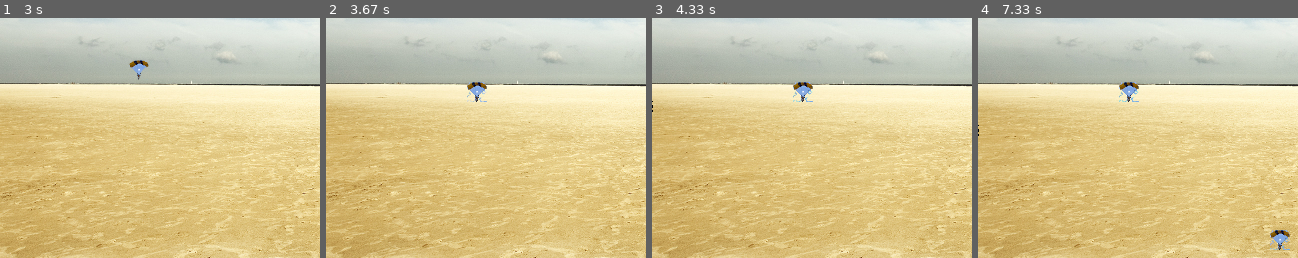
Above: before the commit, frames 1-4 (left to right).
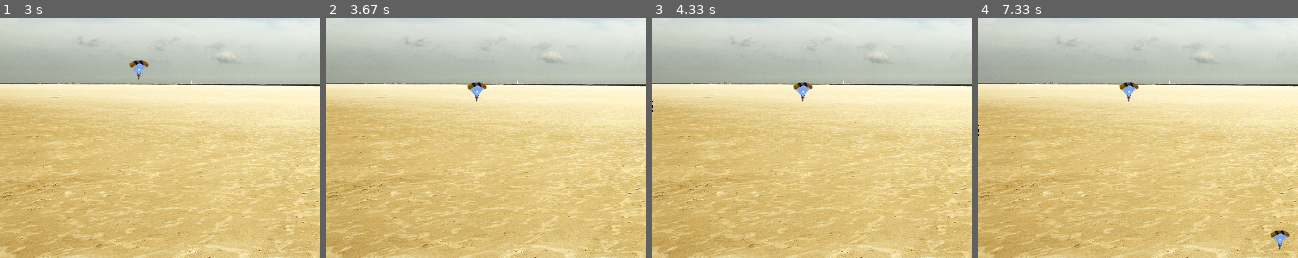
Above: after the commit, the same moments.

Repository: rodrigodub/Output
Game: pygame game, started from ProgramacaoDeJogos/Input04PJ04_c.py
Same seed, same stepped clock (60 frames per second), same inputs: the game is played once before the commit and once after it.
Inputs:
- Up to frame 1 (3 s): tap Space at 0.33, 2.97 s; hold Right 0.67-1.13 s; hold Up 1.17-1.47 s; hold Right 1.5-1.97 s; hold Left 2-2.53 s; hold Down 2.57-2.87 s; hold Left from 2.9 s (still down)
- Up to frame 2 (3.67 s): tap Space at 3.27, 3.4 s; release Left at 3.3 s; hold Up from 3.33 s (still down)
- Up to frame 3 (4.33 s): release Up at 3.7 s; hold Right from 3.73 s (still down); tap Space at 3.8, 4.1 s
- Up to frame 4 (7.33 s): release Right at 4.37 s; hold Down 4.4-4.77 s; tap Space at 4.47, 4.87, 5.17, 5.37, 5.67, 5.87, 6.2, 6.5, 6.7, 7, 7.27 s; hold Left 4.8-5.27 s; hold Right 5.3-5.77 s; hold Up 5.8-6.1 s; hold Right 6.13-6.6 s; hold Left 6.63-7.17 s; hold Down from 7.2 s (still down)
The pictures show only the part of the screen within x 30-80%, y 36-86%; the shares and areas given below are measured in that part.

Frame 1 is identical in both runs. In frame 2, less than 0.1% of the frame differs, in the area x 44-51%, y 26-35%; in frame 3, 0.1%; in frame 4, 0.3%, in the area x 44-98%, y 26-97%.

Commit message:
PJ4: now scoring is REALLY working
# v2.088
# 20171231

Diff:
--- a/ProgramacaoDeJogos/Input04PJ04_c.py
+++ b/ProgramacaoDeJogos/Input04PJ04_c.py
@@ -6,7 +6,7 @@
 # Usage:
 # > python3 Input04PJ04_c.py
 #
-# v2.087
+# v2.088
 # 20171231
 #################################################
 __author__ = 'Rodrigo Nobrega'
@@ -115,7 +115,7 @@
             self.pos = self.image.get_rect().move(self.trajectory[self.proximity])
             self.proximity += 1
         # move to final destination
-        else:
+        elif self.state != 2:
             self.state = 1
             self.pos = self.image.get_rect().move(self.final[0], self.final[1])
 
@@ -141,7 +141,7 @@
 
     def release(self):
         # release a new paratrooper if platoon is empty or if last paratrooper has landed
-        if len(self.platoon) == 0 or (len(self.platoon) < 10 and self.platoon[-1].state == 1):
+        if len(self.platoon) == 0 or (len(self.platoon) < 10 and self.platoon[-1].state > 0):
             self.platoon.append(Paratrooper())
 
     def rescue(self, tnk):
@@ -172,19 +172,20 @@
         # release a paratrooper
         prt.release()
         # blit the background to erase the last paratrooper position
-        scr.area.blit(scr.image, prt.platoon[-1].pos, prt.platoon[-1].pos)
+        #scr.area.blit(scr.image, prt.platoon[-1].pos, prt.platoon[-1].pos)
+        [scr.area.blit(scr.image, i.pos, i.pos) for i in prt.platoon]
         # blit the background to erase the last tank position
         scr.area.blit(scr.image, tnk.pos, tnk.pos)
         # move tank
         tnk.move()
         # move paratrooper
         prt.platoon[-1].move()
+        # rescue and calculate score
+        sco += prt.rescue(tnk)
         # blit paratroopers in new position
         [scr.area.blit(i.image, i.pos) for i in prt.platoon if i.state < 2]
         # blit tank in new position
         scr.area.blit(tnk.image, tnk.pos)
-        # rescue and calculate score
-        sco += prt.rescue(tnk)
         # write text
         scr.area.blit(scr.image, (120, 5, 50, 30), (120, 5, 50, 30))
         scr.area.blit(writetext(fnt, 'Paratroopers: {}'.format(sco)), (10, 10))
